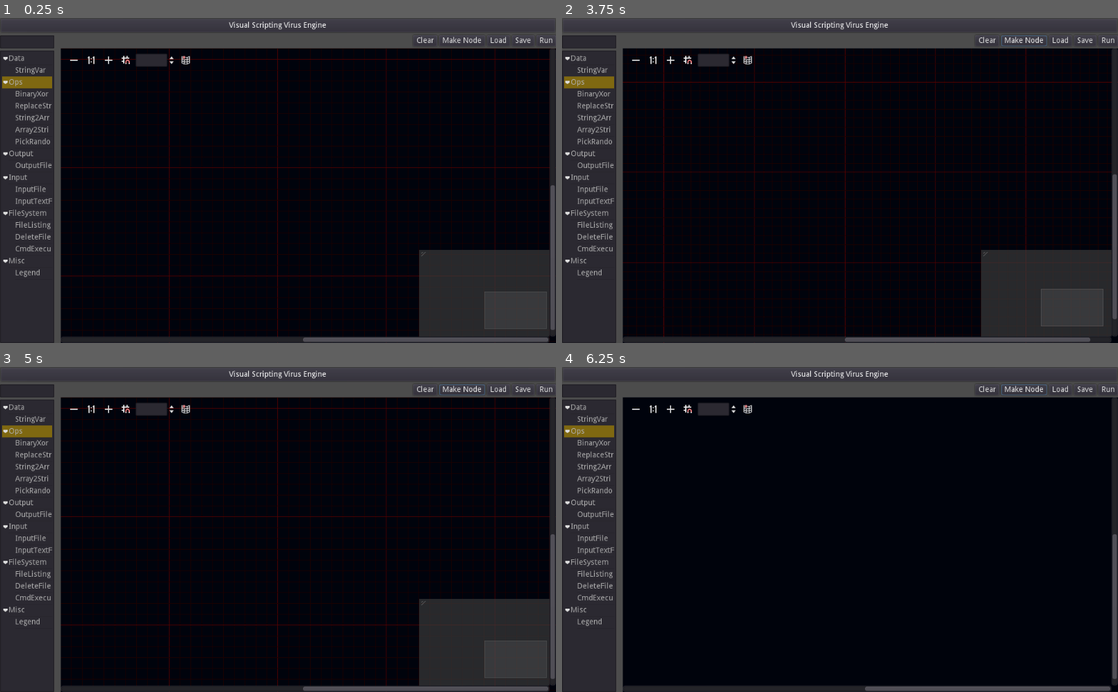
Above: before the commit, frames 1-4 (two rows, left to right).
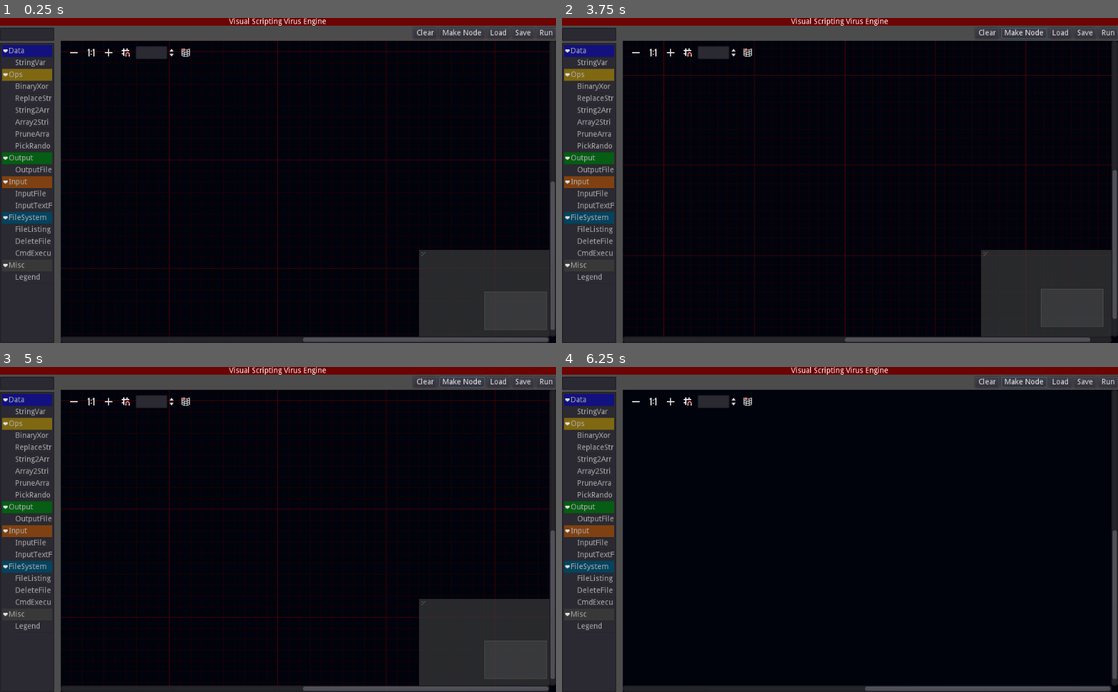
Above: after the commit, the same moments.

Repository: zombieCraig/VSVE
Game: Godot game, scene res://Scenes/Main.tscn
The game is run twice, just before and just after one commit, with the same random seed, the same clock (stepped at 60 frames per second) and the same inputs.
Inputs (mouse positions are in pixels of both pictures, inside the frame that each line leads up to; where the layout moved, square brackets give the same spot in the first picture):
- Up to frame 1 (0.25 s): no input
- Up to frame 2 (3.75 s): click "Run" at 0.5 s; click "Clear" at 1.25 s; click "Make Node" at 2 s; click "OK" at 2.75 s; click (634, 53) [634, 60] at 3.5 s
- Up to frame 3 (5 s): click (111, 402) [111, 409] at 4.25 s
- Up to frame 4 (6.25 s): click (689, 402) [689, 409] at 5 s; click (745, 402) [745, 409] at 5.75 s

The runs differ from the first frame. In frame 1, 11% of the frame differs, in the area x 0-100%, y 0-98%; in frame 2, 9.9%; in frame 3, 11%; in frame 4, 8.7%.

Commit message:
Added more colros to Tree. Added PruneNode Sending PoolStringArray to OutputFile will add \n by defualt now

Diff:
--- a/Scenes/Main.gd
+++ b/Scenes/Main.gd
@@ -24,7 +24,12 @@
 export(Color) var StringArrayNodeColor
 
 var node_styles = {
-	"Ops": { "bg": "#806912" }
+	"Data": { "bg": "131280"},
+	"Ops": { "bg": "#806912" },
+	"Input": { "bg": "#804212"},
+	"Output": { "bg": "#065f14"},
+	"FileSystem": { "bg": "#06445f"},
+	"Misc": { "bg": "#393939"}
 }
 
 var node_lookup = {
@@ -33,6 +38,7 @@
 	"ReplaceString" : {"scene": "res://Scenes/Nodes/ReplaceStringNode.tscn", "cat": "Ops"},
 	"String2Array" : {"scene": "res://Scenes/Nodes/String2ArrayNode.tscn", "cat": "Ops"},
 	"Array2String" : {"scene": "res://Scenes/Nodes/Array2StringNode.tscn", "cat": "Ops"},
+	"PruneArray" : { "scene": "res://Scenes/Nodes/PruneArrayNode.tscn", "cat": "Ops"},
 	"OutputFile": {"scene": "res://Scenes/Nodes/OutputFileNode.tscn", "cat": "Output"},
 	"InputFile" : {"scene": "res://Scenes/Nodes/InputFileNode.tscn", "cat": "Input"},
 	"InputTextFile" : {"scene": "res://Scenes/Nodes/InputTextFileNode.tscn", "cat": "Input"},
--- a/Scenes/Main.tscn
+++ b/Scenes/Main.tscn
@@ -1,6 +1,11 @@
-[gd_scene load_steps=3 format=2]
+[gd_scene load_steps=4 format=2]
 
 [ext_resource path="res://Scenes/Main.gd" type="Script" id=1]
+
+[sub_resource type="StyleBoxFlat" id=2]
+bg_color = Color( 0.431373, 0.0156863, 0.0156863, 1 )
+border_color = Color( 0.219608, 0.00784314, 0.00784314, 1 )
+border_blend = true
 
 [sub_resource type="StyleBoxFlat" id=1]
 bg_color = Color( 0.00392157, 0.0156863, 0.0509804, 1 )
@@ -30,31 +35,30 @@
 
 [node name="Title" type="PanelContainer" parent="VBoxContainer"]
 margin_right = 1024.0
-margin_bottom = 28.0
-size_flags_horizontal = 3
+margin_bottom = 14.0
+size_flags_horizontal = 3
+custom_styles/panel = SubResource( 2 )
 
 [node name="Label" type="Label" parent="VBoxContainer/Title"]
-margin_left = 7.0
-margin_top = 7.0
-margin_right = 1017.0
-margin_bottom = 21.0
+margin_right = 1024.0
+margin_bottom = 14.0
 text = "Visual Scripting Virus Engine"
 align = 1
 
 [node name="HBoxContainer" type="HBoxContainer" parent="VBoxContainer"]
-margin_top = 32.0
+margin_top = 18.0
 margin_right = 1024.0
 margin_bottom = 600.0
 size_flags_vertical = 3
 
 [node name="HSplitContainer" type="HSplitContainer" parent="VBoxContainer/HBoxContainer"]
 margin_right = 1024.0
-margin_bottom = 568.0
+margin_bottom = 582.0
 size_flags_horizontal = 3
 
 [node name="SearchContainer" type="VBoxContainer" parent="VBoxContainer/HBoxContainer/HSplitContainer"]
 margin_right = 100.0
-margin_bottom = 568.0
+margin_bottom = 582.0
 
 [node name="NodeSearch" type="LineEdit" parent="VBoxContainer/HBoxContainer/HSplitContainer/SearchContainer"]
 margin_right = 100.0
@@ -63,14 +67,14 @@
 [node name="NodeTree" type="Tree" parent="VBoxContainer/HBoxContainer/HSplitContainer/SearchContainer"]
 margin_top = 28.0
 margin_right = 100.0
-margin_bottom = 568.0
+margin_bottom = 582.0
 rect_min_size = Vector2( 100, 0 )
 size_flags_vertical = 3
 
 [node name="GraphContainer" type="VBoxContainer" parent="VBoxContainer/HBoxContainer/HSplitContainer"]
 margin_left = 112.0
 margin_right = 1024.0
-margin_bottom = 568.0
+margin_bottom = 582.0
 size_flags_horizontal = 3
 
 [node name="ButtonBar" type="HBoxContainer" parent="VBoxContainer/HBoxContainer/HSplitContainer/GraphContainer"]
@@ -115,7 +119,7 @@
 [node name="GraphEdit" type="GraphEdit" parent="VBoxContainer/HBoxContainer/HSplitContainer/GraphContainer"]
 margin_top = 24.0
 margin_right = 912.0
-margin_bottom = 568.0
+margin_bottom = 582.0
 size_flags_horizontal = 3
 size_flags_vertical = 3
 custom_styles/bg = SubResource( 1 )
--- a/Scenes/Nodes/FileListingNode.gd
+++ b/Scenes/Nodes/FileListingNode.gd
@@ -79,7 +79,7 @@
 							if err == OK:
 								var found = regex.search(current_file)
 								if found:
-									filepaths.append("%s/%s.%s" % [current_dir.get_current_dir(), current_file.get_basename(), current_file.get_extension()])
+									tmatch = true
 							else:
 								_error("Couldn't parse file types as regex")
 						if tmatch:
--- a/Scenes/Nodes/OutputFileNode.gd
+++ b/Scenes/Nodes/OutputFileNode.gd
@@ -72,7 +72,7 @@
 		if write_data_type == 2:
 			target_file.store_buffer(write_data)
 		elif write_data_type == 3:
-			target_file.store_string(write_data.join(""))
+			target_file.store_string(write_data.join("\n"))
 		else:
 			target_file.store_string(write_data)
 		target_file.close()
--- /dev/null
+++ b/Scenes/Nodes/PruneArrayNode.gd
@@ -0,0 +1,73 @@
+extends "res://Scenes/Nodes/base_node.gd"
+
+var str_array = null
+var str_match = null
+
+func save():
+	var s = {}
+	s["match"] = $HBoxContainer/Match.text
+	s["only_matches"] = $HBoxContainer2/OnlyMatches.pressed
+	return s
+
+func load(json):
+	if json.has("match"):
+		$HBoxContainer/Match.text = json["match"]
+	if json.has("only_matches"):
+		$HBoxContainer2/OnlyMatches.pressed = json["only_matches"]
+
+func node_connected(slot):
+	if slot == 1:
+		$HBoxContainer/Match.editable = false
+	pending_inputs += 1
+
+func node_disconnected(slot):
+	if slot == 0:
+		str_array = null
+	elif slot == 1:
+		$HBoxContainer/Match.editable = true
+		str_match = null
+	pending_inputs -= 1
+
+func set_input(slot, data):
+	if !data.has("value"):
+		print("ERROR set_input on output but data has no value")
+		return
+	if slot == 0:
+		str_array = data["value"]
+	if slot == 1:
+		str_match = data["value"]
+	pending_inputs -= 1
+
+func get_output(slot):
+	if slot == 0:
+		var regex = RegEx.new()
+		var match_with = _get_match()
+		var matches = PoolStringArray()
+		if match_with and str_array:
+			var err = regex.compile(match_with)
+			if err == OK:
+				for s in str_array:
+					var found = regex.search(s)
+					if $HBoxContainer2/OnlyMatches.pressed:
+						if found:
+							matches.append(s)
+					else:
+						if !found:
+							matches.append(s)
+				return make_string_array_value(matches)
+			else:
+				_error("Match was not a valid regex")
+		else:
+			_error("You must specify a string array")
+
+# Called when the node enters the scene tree for the first time.
+func _ready():
+	pass # Replace with function body.
+
+func _get_match():
+	if str_match:
+		return str_match
+	if len($HBoxContainer/Match.text) > 0:
+		return $HBoxContainer/Match.text
+	else:
+		_error("You must set a match")
--- /dev/null
+++ b/Scenes/Nodes/PruneArrayNode.tscn
@@ -0,0 +1,68 @@
+[gd_scene load_steps=2 format=2]
+
+[ext_resource path="res://Scenes/Nodes/PruneArrayNode.gd" type="Script" id=1]
+
+[node name="PruneArrayNode" type="GraphNode"]
+margin_right = 149.0
+margin_bottom = 94.0
+title = "Prune Array"
+show_close = true
+resizable = true
+slot/0/left_enabled = true
+slot/0/left_type = 3
+slot/0/left_color = Color( 1, 1, 1, 1 )
+slot/0/right_enabled = true
+slot/0/right_type = 3
+slot/0/right_color = Color( 1, 1, 1, 1 )
+slot/1/left_enabled = true
+slot/1/left_type = 1
+slot/1/left_color = Color( 1, 1, 1, 1 )
+slot/1/right_enabled = false
+slot/1/right_type = 0
+slot/1/right_color = Color( 1, 1, 1, 1 )
+slot/2/left_enabled = false
+slot/2/left_type = 0
+slot/2/left_color = Color( 1, 1, 1, 1 )
+slot/2/right_enabled = false
+slot/2/right_type = 0
+slot/2/right_color = Color( 1, 1, 1, 1 )
+script = ExtResource( 1 )
+__meta__ = {
+"_edit_use_anchors_": false
+}
+
+[node name="Label" type="Label" parent="."]
+margin_left = 16.0
+margin_top = 24.0
+margin_right = 133.0
+margin_bottom = 38.0
+text = "String Array"
+
+[node name="HBoxContainer" type="HBoxContainer" parent="."]
+margin_left = 16.0
+margin_top = 39.0
+margin_right = 133.0
+margin_bottom = 63.0
+
+[node name="Label" type="Label" parent="HBoxContainer"]
+margin_top = 5.0
+margin_right = 52.0
+margin_bottom = 19.0
+text = "Remove"
+
+[node name="Match" type="LineEdit" parent="HBoxContainer"]
+margin_left = 56.0
+margin_right = 114.0
+margin_bottom = 24.0
+
+[node name="HBoxContainer2" type="HBoxContainer" parent="."]
+margin_left = 16.0
+margin_top = 64.0
+margin_right = 133.0
+margin_bottom = 88.0
+
+[node name="OnlyMatches" type="CheckBox" parent="HBoxContainer2"]
+margin_right = 117.0
+margin_bottom = 24.0
+hint_tooltip = "Inverts the remove so it will only return strings that contain value"
+text = "Only matches"
Not shown, added: test/script1.py
Not shown, added: test/script2.py
